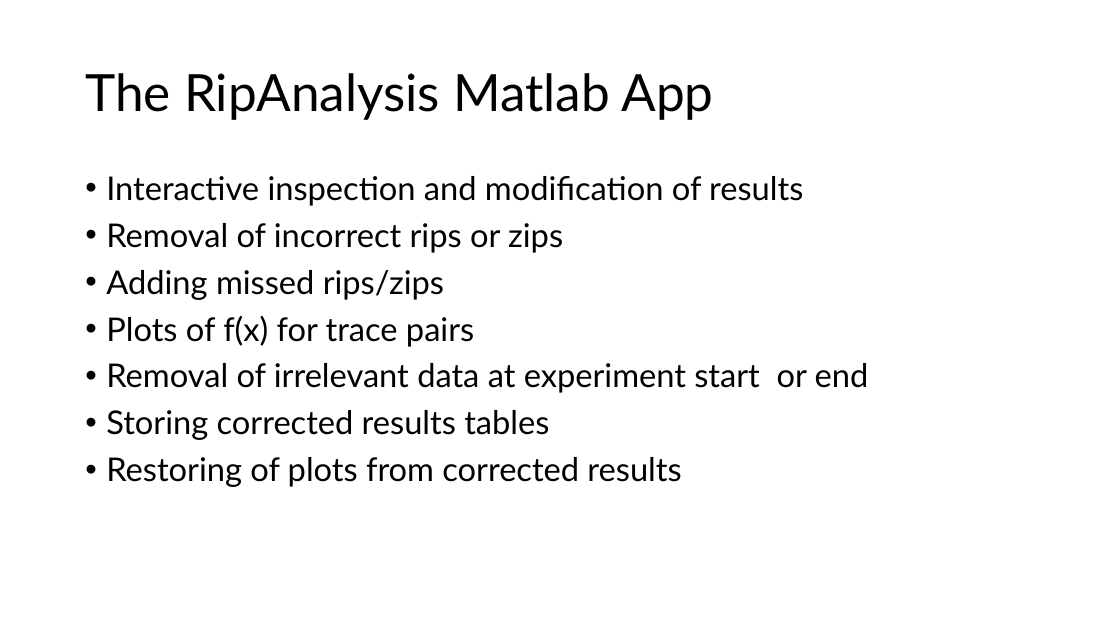
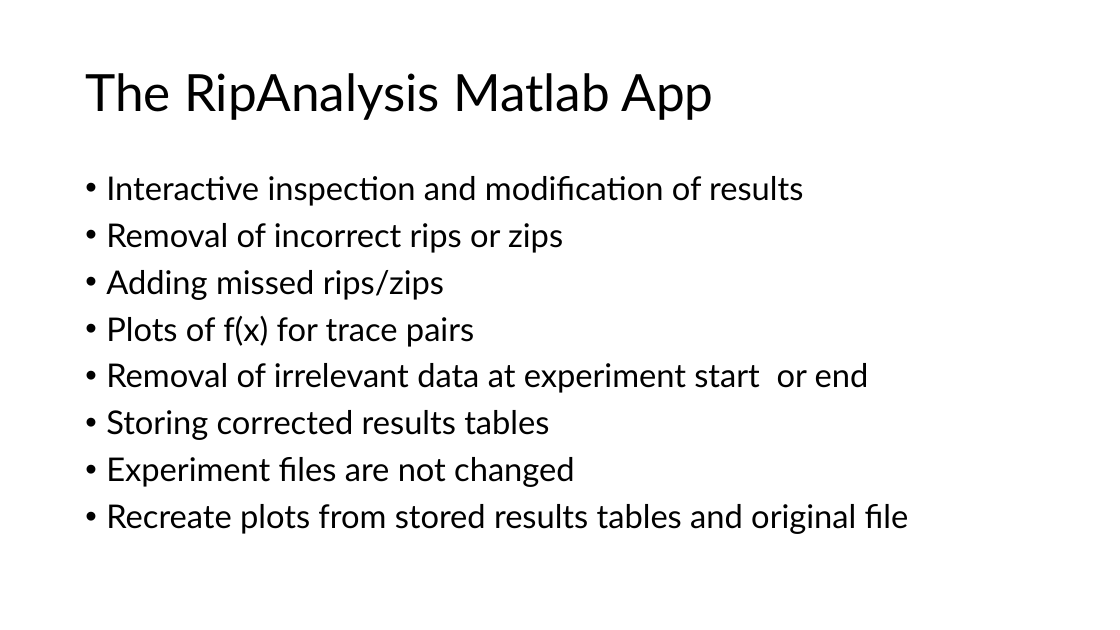
Before and after one commit to are-mj/OpticalTweezers, a slide deck: slide 28 of Summer school 2024/Analysis of protein stretching experiments.pptx (slide 22 before the commit). Drawn at 1120x630 pixels with LibreOffice and Linux fonts; fonts in the diff are those of the drawing. Boxes give left, top, right and bottom in pixels: in the first picture for what was removed or moved away, otherwise in the second. Text is boxed around its words. In the diff, an @@ line names an element or a change of style, - is before the commit and + after.

```diff
--- a/Summer school 2024/Analysis of protein stretching experiments.pptx
+++ b/Summer school 2024/Analysis of protein stretching experiments.pptx
@@ text at (106, 457, 909, 534): text changed @@
-• Restoring of plots from corrected results
+• Experiment files are not changed
+• Recreate plots from stored results tables and original file
```
Also in this commit, not shown: 11 other slides changed, 7 slides added, 1 slide removed, 1 other file.
